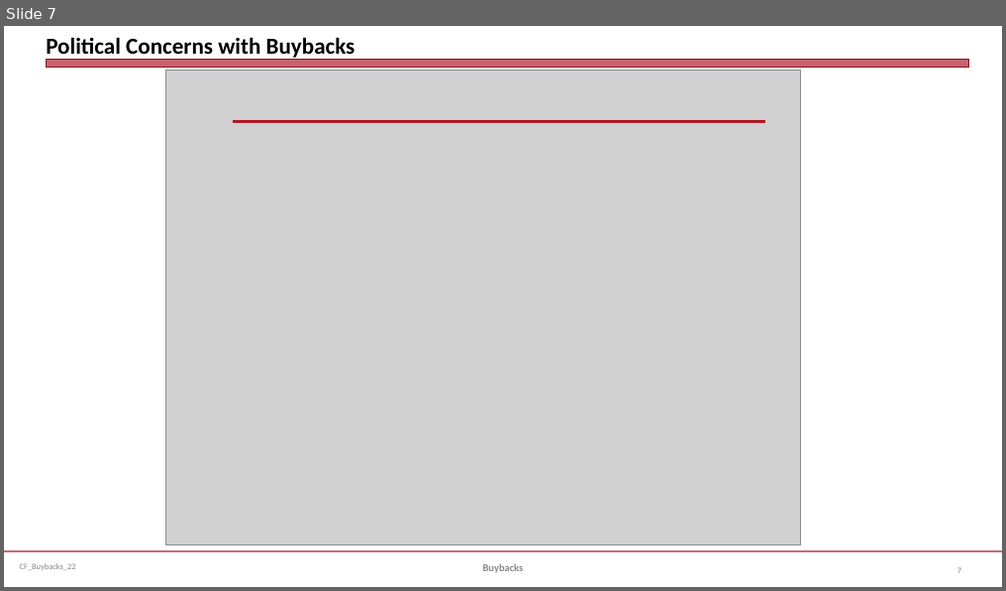
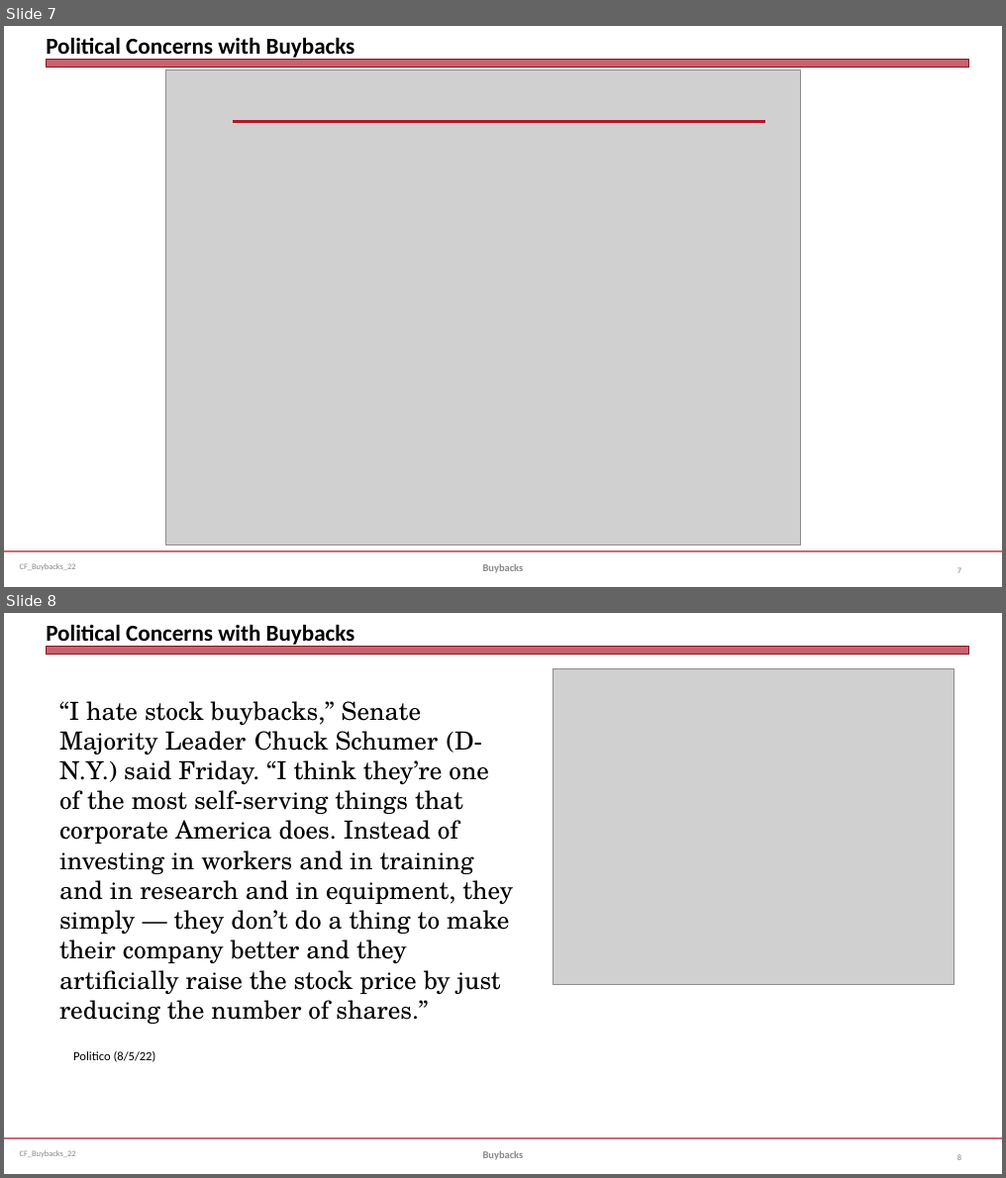
Before and after one commit to jmc877/Corporate-Finance, a slide deck: slides/CF_Buybacks_22.pptx. Shown one above the other, each under a label of ours: slide 7 before the commit, slides 7 and 8 after it. The pictures are 1006x591 and 1006x1178 pixels, drawn with LibreOffice and Linux fonts; fonts in the diff are those of the drawing; grey boxes stand for pictures. Boxes give left, top, right and bottom in pixels: in the first picture for what was removed or moved away, otherwise in the second. Text is boxed around its words. In the diff, an @@ line names an element or a change of style, - is before the commit and + after.

```diff
--- a/slides/CF_Buybacks_22.pptx
+++ b/slides/CF_Buybacks_22.pptx
@@ slide 8 added at (4, 613, 1002, 1174), background #FFFFFF; not listed: 3 template elements that a slide beside it also shows @@
@@ title added at (46, 624, 355, 648), 22 pt, text #000000, bold @@
+Political Concerns with Buybacks
@@ picture added at (553, 668, 954, 984) @@
@@ text added at (59, 701, 513, 1024), 24 pt, text #000000 @@
+“I hate stock buybacks,” Senate Majority Leader Chuck Schumer (D-N.Y.) said Friday. “I think they’re one of the most self-serving things that corporate America does. Instead of investing in workers and in training and in research and in equipment, they simply — they don’t do a thing to make their company better and they artificially raise the stock price by just reducing the number of shares.”
@@ text added at (73, 1052, 156, 1062), 12 pt, text #000000 @@
+Politico (8/5/22)
@@ text added at (483, 1151, 524, 1160), 10 pt, text #898989, bold @@
+Buybacks
@@ page number added at (957, 1155, 961, 1160), 8 pt, text #808080 @@
+8
```
